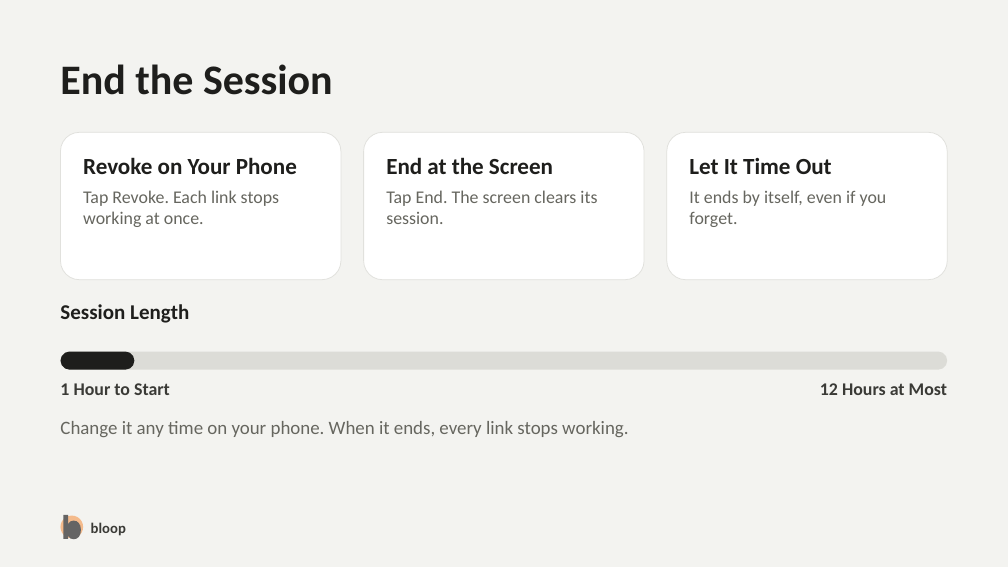
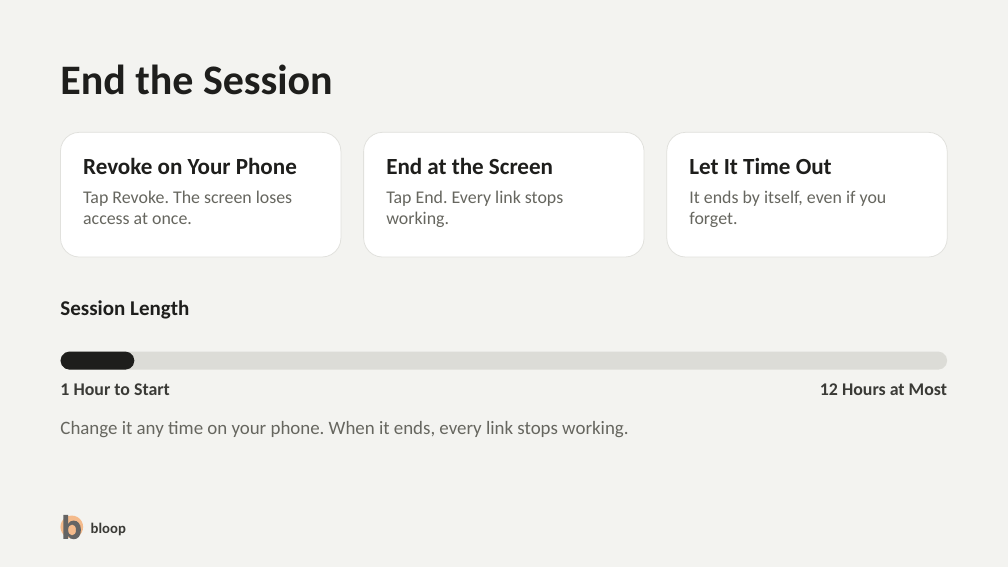
Before and after one commit to CyberSandwich/bloop, a slide deck: slide 6 of src/worker/seams/file-source/demo-files/demo-deck.pptx. Drawn at 1008x567 pixels with LibreOffice and Linux fonts; fonts in the diff are those of the drawing. Boxes give left, top, right and bottom in pixels: in the first picture for what was removed or moved away, otherwise in the second. Text is boxed around its words. In the diff, an @@ line names an element or a change of style, - is before the commit and + after.

```diff
--- a/src/worker/seams/file-source/demo-files/demo-deck.pptx
+++ b/src/worker/seams/file-source/demo-files/demo-deck.pptx
@@ rounded rectangle resized from (x1=60, y1=132, x2=341, y2=280) to (x1=60, y1=132, x2=341, y2=257) @@
@@ rounded rectangle resized from (x1=364, y1=132, x2=644, y2=280) to (x1=364, y1=132, x2=644, y2=257) @@
@@ proportions changed in 3 elements at (x1=60, y1=132, x2=341, y2=257), (x1=364, y1=132, x2=644, y2=257), (x1=667, y1=132, x2=948, y2=257) @@
@@ rounded rectangle resized from (x1=667, y1=132, x2=948, y2=280) to (x1=667, y1=132, x2=948, y2=257) @@
@@ text at (x1=83, y1=190, x2=292, y2=224): text changed @@
-Tap Revoke. Each link stops working at once.
+Tap Revoke. The screen loses access at once.
@@ text at (x1=386, y1=190, x2=563, y2=227): text changed @@
-Tap End. The screen clears its session.
+Tap End. Every link stops working.
@@ text "Session Length" moved from (x1=60, y1=304, x2=189, y2=323) to (x1=60, y1=300, x2=189, y2=319) @@
@@ freeform shape at (x1=59, y1=514, x2=85, y2=540): outline redrawn @@
```
Also in this commit, not shown: 6 other slides changed, 8 other files.
